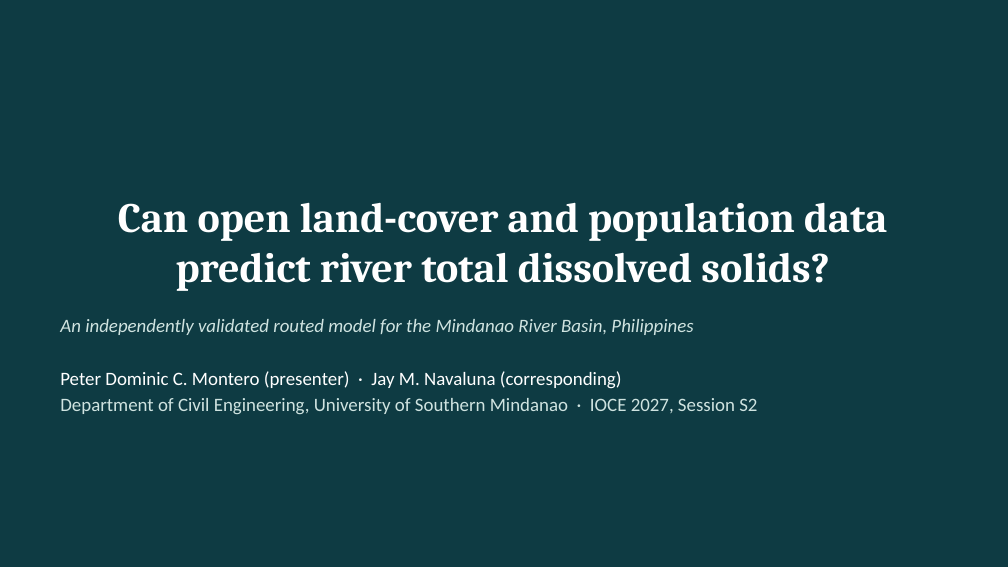
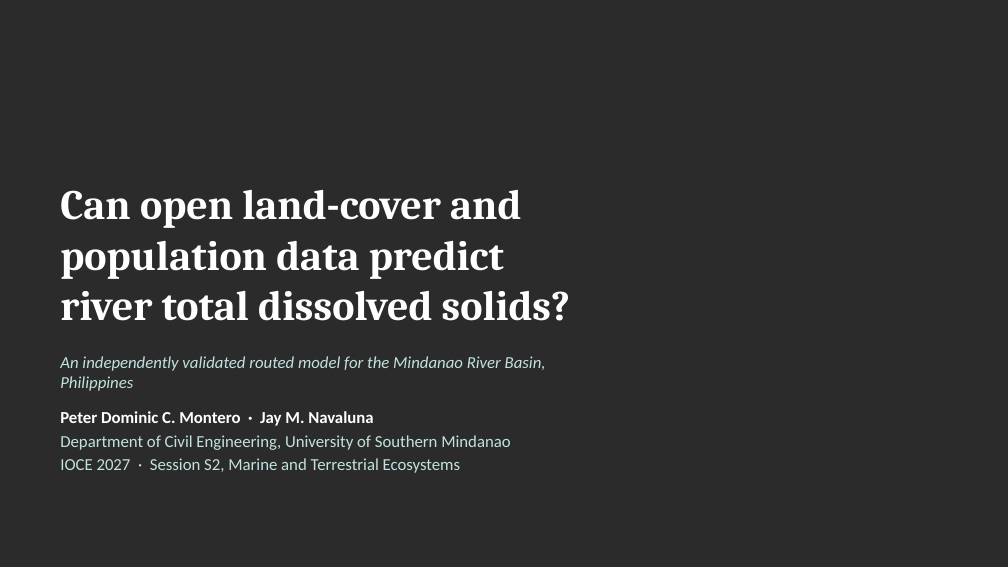
Before and after one commit to monteropeterdominic-arch/Mindanao-Basin-TDSPM, a slide deck: slide 1 of presentation/Montero_Navaluna_IOCE2027_slides.pptx. Drawn at 1008x567 pixels with LibreOffice and Linux fonts; fonts in the diff are those of the drawing; background and template pictures are left out; a plain dark background stands for a picture behind light text. Boxes give left, top, right and bottom in pixels: in the first picture for what was removed or moved away, otherwise in the second. Text is boxed around its words. In the diff, an @@ line names an element or a change of style, - is before the commit and + after.

Commit message:
Redesign IOCE 2027 slides and poster (river-line art)

```diff
--- a/presentation/Montero_Navaluna_IOCE2027_slides.pptx
+++ b/presentation/Montero_Navaluna_IOCE2027_slides.pptx
@@ background #0E3B43 to picture (left out) @@
@@ title "Can open land-cover and population ..." moved from (x1=118, y1=202, x2=887, y2=291) to (x1=60, y1=190, x2=570, y2=321) @@
@@ title "Can open land-cover and population ..." at (x1=60, y1=190, x2=570, y2=321): alignment centre to left @@
@@ text "An independently validated routed model ..." moved from (x1=60, y1=319, x2=757, y2=414) to (x1=60, y1=356, x2=546, y2=473) @@
@@ text at (x1=60, y1=356, x2=546, y2=391): size 18 to 16 pt, text colour #CFE3E0 to #BFE3DE in "An independently validated routed model for the ..." @@
@@ text at (x1=60, y1=411, x2=510, y2=473): text changed; size 18 to 16 pt; text colour #CFE3E0 to #BFE3DE @@
-Peter Dominic C. Montero (presenter) · Jay M. Navaluna (corresponding)
-Department of Civil Engineering, University of Southern Mindanao · IOCE 2027, Session S2
+Peter Dominic C. Montero · Jay M. Navaluna
+Department of Civil Engineering, University of Southern Mindanao
+IOCE 2027 · Session S2, Marine and Terrestrial Ecosystems
```
Also in this commit, not shown: 12 other slides changed, 1 slide removed, 28 other files.
